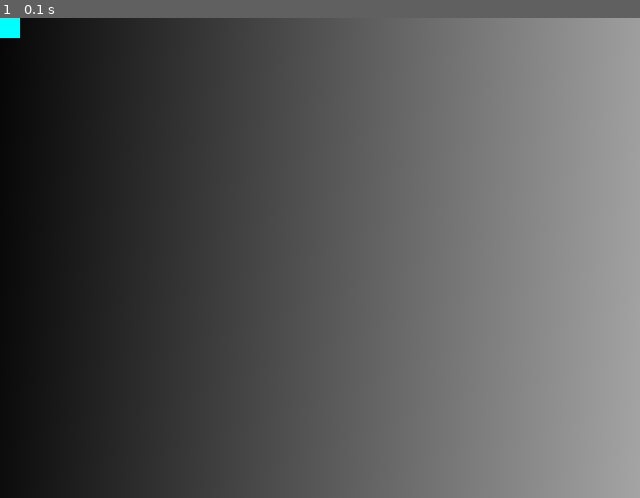
Above: before the commit, frame 1.
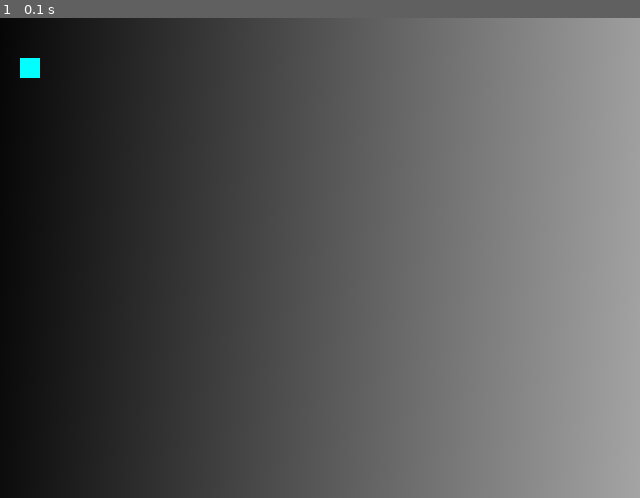
Above: after the commit, the same moment.

Repository: Malanius/pygame-snake
Game: pygame game, started from game.py
The game is run twice, just before and just after one commit, with the same random seed, the same clock (stepped at 60 frames per second) and the same inputs.
Inputs:
- Up to frame 1 (0.1 s): no input

The runs differ from the first frame. In frame 1, 0.3% of the frame differs, in the area x 0-7%, y 0-13%.

Commit message:
Use coordinates for the character

Diff:
--- a/game.py
+++ b/game.py
@@ -10,7 +10,10 @@
 
 # 20 x 20
 character = pygame.image.load("character.png")
+
 SIZE = 20
+x = 1
+y = 2
 
 while running:
     # Event hadnling
@@ -25,7 +28,7 @@
     ##screen.fill((127,0,0))
 
     screen.blit(surface, (0,0))
-    screen.blit(character, (0,0))
+    screen.blit(character, (x * SIZE,y * SIZE))
 
     # Update the rewritten screen
     pygame.display.update()
